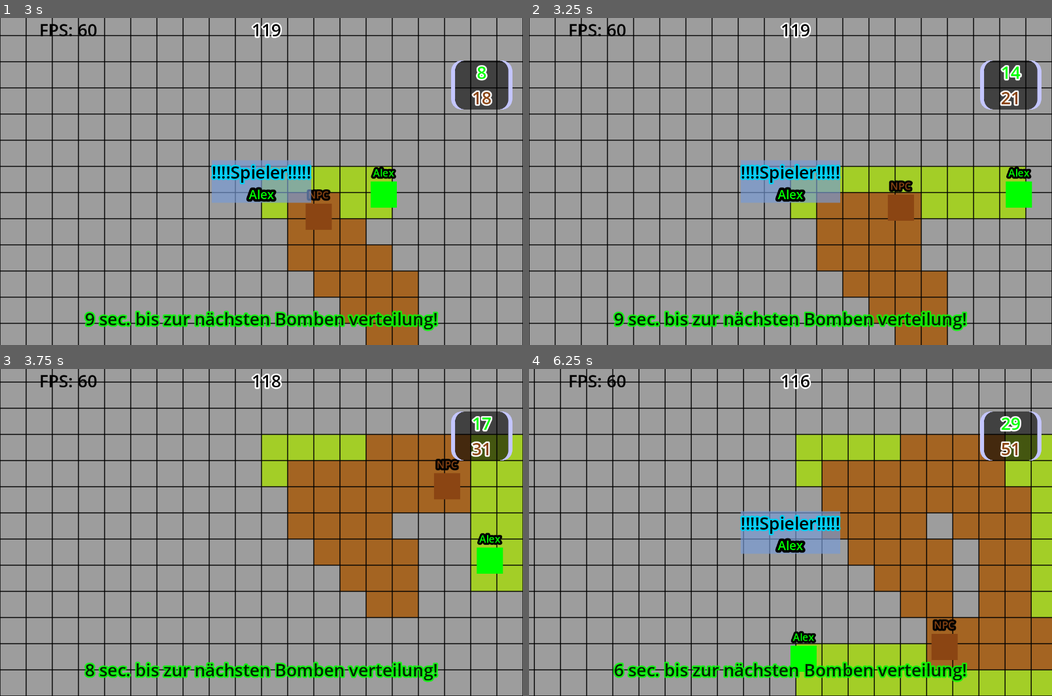
Above: before the commit, frames 1-4 (two rows, left to right).
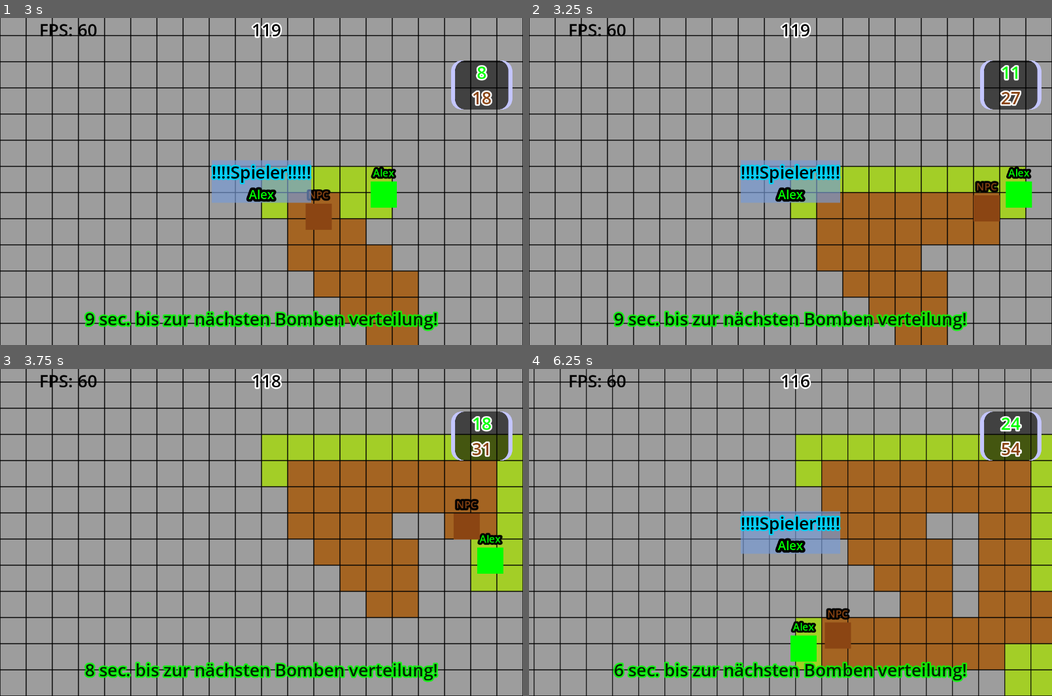
Above: after the commit, the same moments.

Repository: NIK-98/Paint_The_Ground
Game: Godot game, scene res://sceens/level.tscn
Two runs of this game, one before a commit and one after it. Both use one fixed random seed, a clock stepped at 60 frames per second and the inputs below. This scene is started directly instead of the project's main scene.
Inputs (mouse positions are in pixels of both pictures, inside the frame that each line leads up to):
- Up to frame 1 (3 s): click (261, 31) at 0.52 s; type "Alex" at 0.6 s; click "Bestätiegen" at 1.25 s; click "Start Game" at 2 s; move the mouse to (376, 165) at 2.77 s; hold D (right) from 2.78 s (still down); hold Tab (Info) from 2.78 s (still down); click (376, 165) at 2.92 s
- Up to frame 2 (3.25 s): keep holding D (right); keep holding Tab (Info)
- Up to frame 3 (3.75 s): move the mouse to (156, 548) at 3.52 s; release D (right) at 3.53 s; release Tab (Info) at 3.53 s; hold S (down) from 3.53 s (still down); tap Tab (Info) at 3.6 s
- Up to frame 4 (6.25 s): move the mouse to (842, 460) at 4.27 s; release S (down) at 4.28 s; hold D (right) 4.28-5.03 s; hold Tab (Info) 4.28-5.03 s; tap Enter at 5 s; move the mouse to (764, 597) at 5.02 s; hold W (up) 5.03-5.78 s; tap Tab (Info) at 5.1 s; click (764, 597) at 5.17 s; move the mouse to (947, 581) at 5.77 s; hold A (left) from 5.78 s (still down); hold Tab (Info) from 5.78 s (still down)

Frame 1 is identical in both runs. In frame 2, 3.2% of the frame differs, in the area x 68-95%, y 14-70%; in frame 3, 3.8%; in frame 4, 14%, in the area x 0-100%, y 0-100%.
Error in both runs: Attempt to call function 'get_node' in base 'null instance' on a null instance. (res://scripts/level.gd:191)

Commit message:
gegner erkent jetzt den spielfeldrand und kann voraussehen, folgen oder abhauen immer zufälig ausgewält nach einer sec. bug mit gegner hinzufügen behoben

Diff:
--- a/sceens/npc.tscn
+++ b/sceens/npc.tscn
@@ -122,3 +122,8 @@
 theme_override_font_sizes/font_size = 46
 text = "Drücke die Exit Taste zum verlassen oder
 warte auf wertung!"
+
+[node name="Timer" type="Timer" parent="."]
+autostart = true
+
+[connection signal="timeout" from="Timer" to="." method="_on_timer_timeout"]
--- a/scripts/level.gd
+++ b/scripts/level.gd
@@ -208,6 +208,8 @@
 	reset_bomben.rpc()
 	wertungs_anzeige_aktivieren.rpc()
 	starting_game.rpc()
+	if get_node("loby").player_conect_count == 1 and get_node("loby").count_players_wait == 1:
+		spawn_npc()
 
 
 @rpc("any_peer","call_local")
--- a/scripts/loby.gd
+++ b/scripts/loby.gd
@@ -258,8 +258,6 @@
 		get_parent().get_node("CanvasLayer/Start").visible = true
 		get_parent().add_text_tap.rpc(multiplayer.get_unique_id(), $CenterContainer/VBoxContainer/name_input.text)
 		namen_text_update.rpc(multiplayer.get_unique_id(), $CenterContainer/VBoxContainer/name_input.text)
-	if player_conect_count == 1 and count_players_wait == 1:
-		get_parent().spawn_npc()
 
 
 
--- a/scripts/npc.gd
+++ b/scripts/npc.gd
@@ -4,7 +4,6 @@
 @onready var level = get_parent().get_parent()
 
 
-const SPEED = 2
 var score = 0
 var last_score = score
 var color_cell = 0
@@ -12,6 +11,14 @@
 var npc_spawn_grenze = 200
 var Gametriggerstart = false
 var ende = false
+var vorhersage_zeit = 50
+var direction = [1,1,1,2,3,3]
+var random = direction.pick_random()
+var new_direction: Vector2
+var direction_sehen: Vector2
+var direction_volgen: Vector2
+var direction_flucht: Vector2
+var dir: Vector2
 @export var paint_radius = 2
 
 # Called when the node enters the scene tree for the first time.
@@ -34,13 +41,29 @@
 			Check_Time_Visible.rpc()
 			level.get_node("Timer").start()
 			level.get_node("Timerbomb").start()
+			$Timer.start()
 		if level.get_node("CanvasLayer/Time").visible and not level.Time_out:
 			paint.rpc()
 			score_counter.rpc()
-			velocity = move()*SPEED*delta
+
+			velocity = move()*delta
+
+			if position.x < get_node("Color").size.x:
+				velocity.x = 1
+
+			if position.x+get_node("Color").size.x > Global.Spielfeld_Size.x-get_node("Color").size.x:
+				velocity.x = -1
+
+			if position.y < get_node("Color").size.y:
+				velocity.y = 1
+
+			if position.y+get_node("Color").size.y > Global.Spielfeld_Size.y-get_node("Color").size.y:
+				velocity.y = -1
+
 			move_and_collide(velocity)
 		elif level.Time_out and not ende:
 			ende = true
+			$Timer.stop()
 			if name.to_int() == multiplayer.get_unique_id():
 				for i in level.get_node("Werten/PanelContainer/Wertung").get_children():
 					if i.text.to_int() > level.get_node("Werten/PanelContainer/Wertung").get_node(str(name)).text:
@@ -93,10 +116,19 @@
 
 
 func move():
-	var entfernung = abs(get_parent().get_child(0).position - position).length()
-	var direction = get_parent().get_child(0).position - position
-	direction.normalized()
-	if entfernung <= 1000:
-		return direction
-	else:
-		return Vector2(0,0)
+	direction_sehen = ((get_parent().get_child(0).position + get_parent().get_child(0).velocity * vorhersage_zeit) - position) * 2
+	direction_volgen = (get_parent().get_child(0).position - position) * 2
+	direction_flucht = (position - get_parent().get_child(0).position) * 2
+	if random == 1:
+		direction_sehen.normalized()
+		return direction_sehen
+	if random == 2:
+		direction_volgen.normalized()
+		return direction_volgen
+	if random == 3:
+		-direction_flucht.normalized()
+		return -direction_flucht
+
+
+func _on_timer_timeout():
+	random = direction.pick_random()
